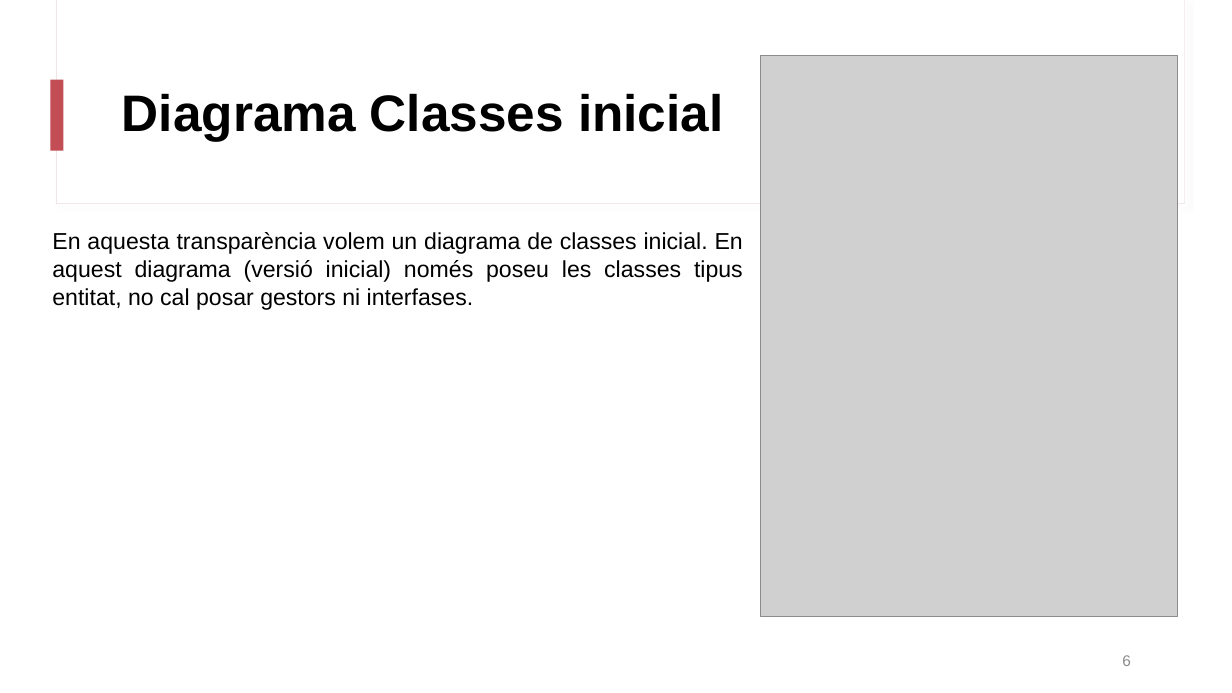
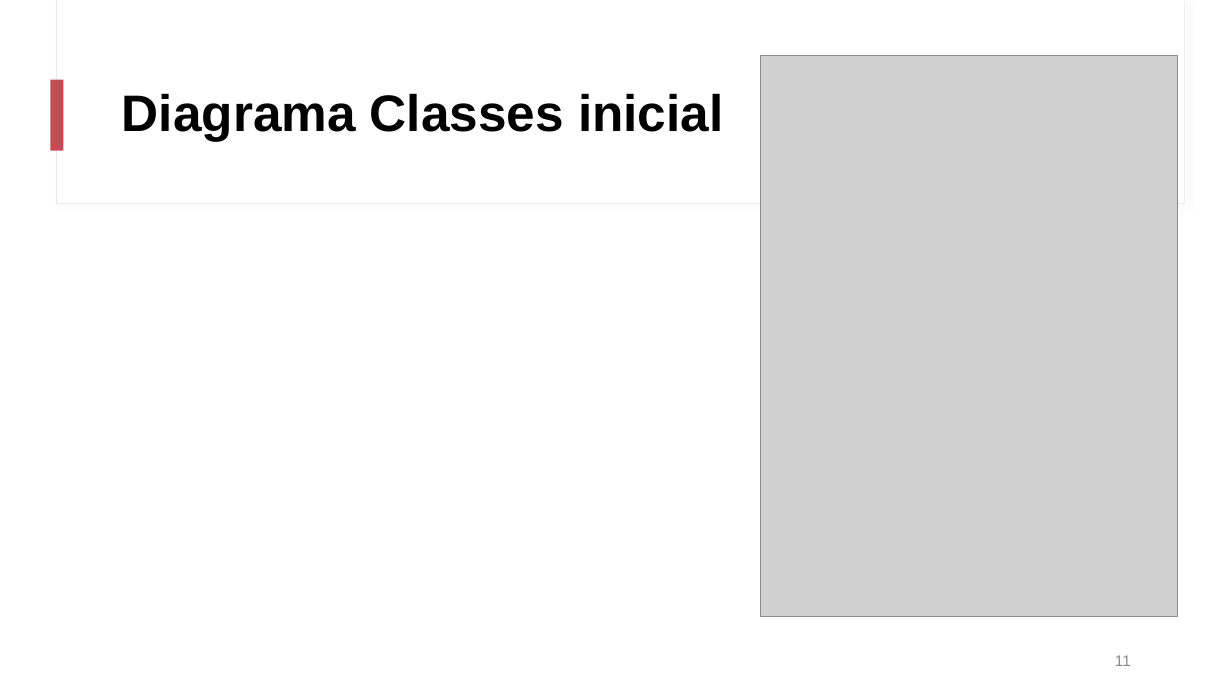
Before and after one commit to martipages/ES23UAB431-02, a slide deck: slide 11 of documents/Sprint3/Sprint_Review3_431-2.pptx (slide 6 before the commit). Drawn at 1232x693 pixels with LibreOffice and Linux fonts; fonts in the diff are those of the drawing; grey boxes stand for pictures. Boxes give left, top, right and bottom in pixels: in the first picture for what was removed or moved away, otherwise in the second. Text is boxed around its words. In the diff, an @@ line names an element or a change of style, - is before the commit and + after.

```diff
--- a/documents/Sprint3/Sprint_Review3_431-2.pptx
+++ b/documents/Sprint3/Sprint_Review3_431-2.pptx
@@ text removed at [52, 232, 743, 310] @@
-En aquesta transparència volem un diagrama de classes inicial. En aquest diagrama (versió inicial) només poseu les classes tipus entitat, no cal posar gestors ni interfases.
@@ page number at [1115, 655, 1131, 666]: text changed @@
-6
+11
```
Also in this commit, not shown: 3 other slides changed, 26 slides added, 4 slides removed, 5 other files.
